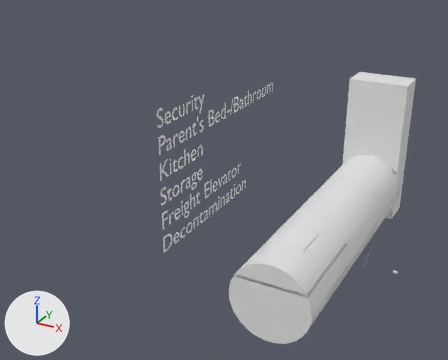
Before and after pictures for a commit that changed the Blender file blender/Bunker/Bunker.blend.
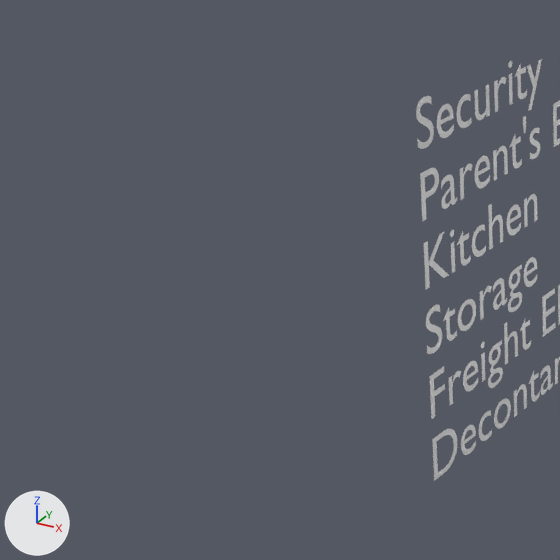
The first picture shows the older version from a 50 mm camera at (37.0, -106.4, 63.7) aimed at (-16.4, -9.3, 15.2). The close-ups show both versions on the part from 0% to 47% of the width and 20% to 79% of the height of that picture; other places that the commit changed are outside them. The axes (+X, +Y, +Z) are drawn at lower left. The lights are the same throughout.

The scene before the commit, as lines of its bpy script (objects in view):
```python
txt_text = bpy.data.curves.new('Text', 'FONT')
txt_text.body = "Security\nParent's Bed-/Bathroom\nKitchen\nStorage\nFreight Elevator\nDecontamination"
ob_text = bpy.data.objects.new('Text', txt_text)
ob_text.location = (-23.17, -21.4, 28.09)
ob_text.rotation_euler = (1.571, 0.0, 1.571)  # degrees (90, 0, 90)
ob_text.scale = (5.05, 5.05, 5.05)
```
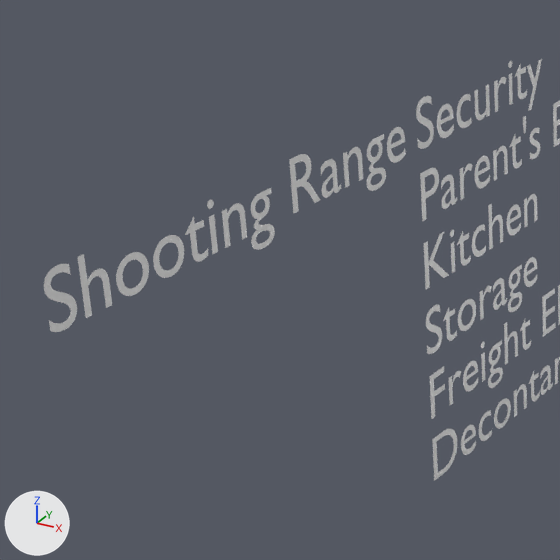
What differs and where, as boxes [x1, y1, x2, y2] in the close-ups (560 x 560 px):
'Text.009', added
    after: [44, 127, 406, 332]

Edits to the bpy script that builds the scene:
```text
Add txt_text_016:
    txt_text_016 = bpy.data.curves.new('Text.016', 'FONT')
    txt_text_016.body = 'Shooting Range\n'
    txt_text_016.align_x = 'RIGHT'
Add ob_text_009:
    ob_text_009 = bpy.data.objects.new('Text.009', txt_text_016)
    ob_text_009.parent = ob_text
    ob_text_009.matrix_parent_inverse = Matrix(((0.0, 0.198, 0.0, 4.239), (0.0, 0.0, 0.198, -5.564), (0.198, 0.0, 0.0, 4.59), (0.0, 0.0, 0.0, 1.0)))
    ob_text_009.location = (-23.17, -22.4, 28.09)
    ob_text_009.rotation_euler = (1.571, 0.0, 1.571)  # degrees (90, 0, 90)
    ob_text_009.scale = (5.05, 5.05, 5.05)
```
